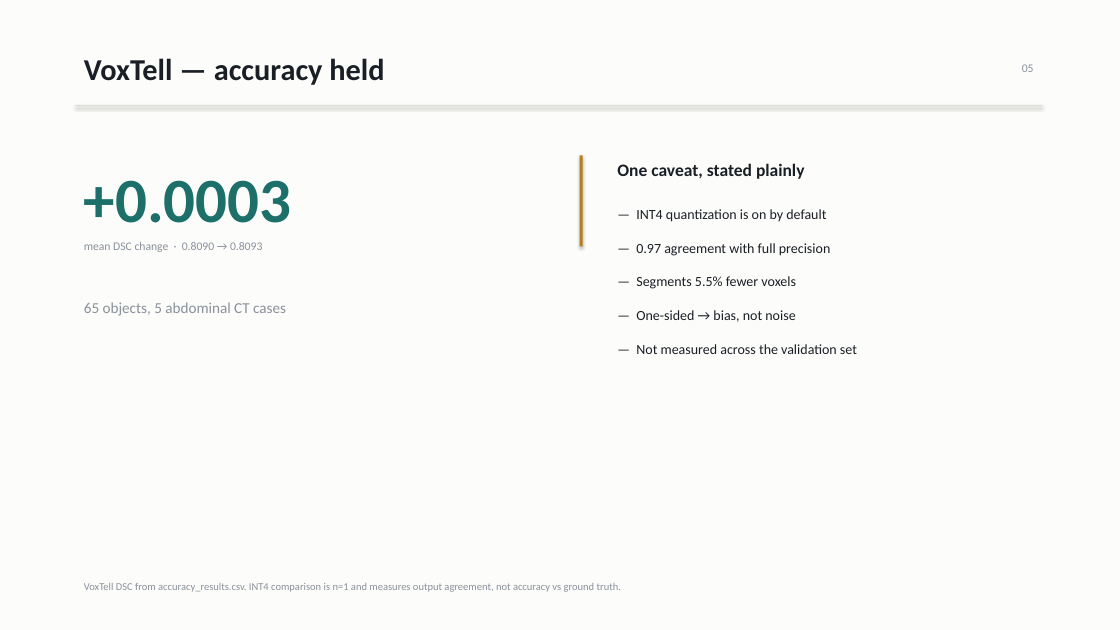
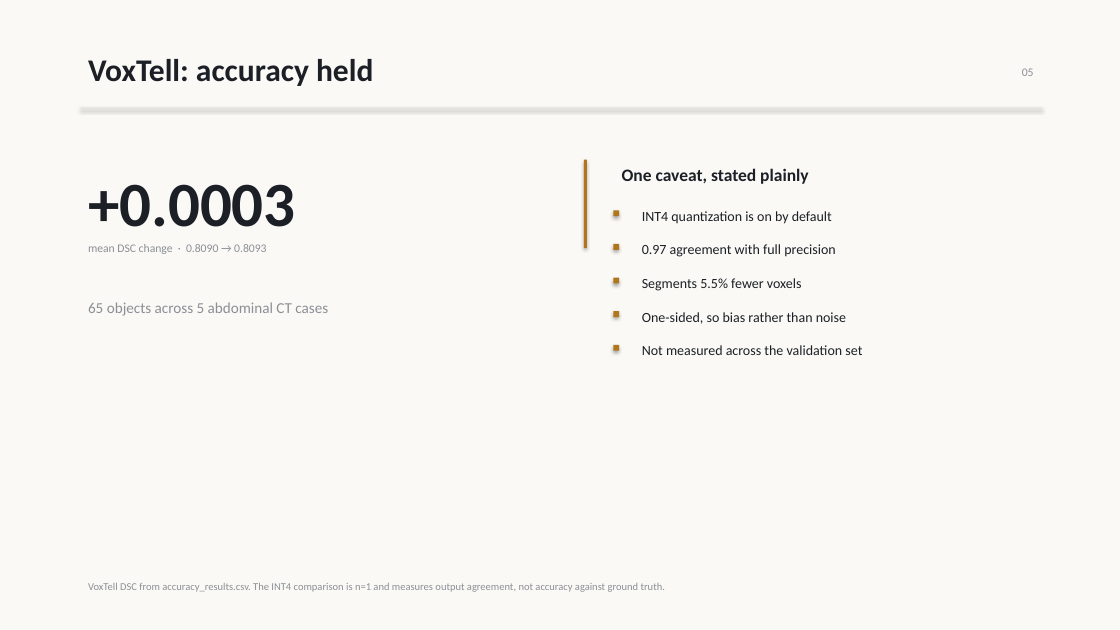
Before and after one commit to pentaexe/VoxTell-main, a slide deck: slide 5 of slides.pptx. Drawn at 1120x630 pixels with LibreOffice and Linux fonts; fonts in the diff are those of the drawing. Boxes give left, top, right and bottom in pixels: in the first picture for what was removed or moved away, otherwise in the second. Text is boxed around its words. In the diff, an @@ line names an element or a change of style, - is before the commit and + after.

```diff
--- a/slides.pptx
+++ b/slides.pptx
@@ background #FCFCFA to #FAF9F6 @@
@@ text at box(88, 59, 373, 86): text changed; size 26 to 27 pt; text colour #1A1F26 to #1C2026 @@
-VoxTell — accuracy held
+VoxTell: accuracy held
@@ text "05" at box(1022, 68, 1034, 76): text colour #8A919B to #8C8F96 @@
@@ rectangle: place and size @@
-rectangle at box(76, 105, 1042, 106)
+rectangle at box(80, 108, 1042, 108)
@@ rectangle at box(80, 108, 1042, 108): fill #DDDAD3 to #E4E1D9 @@
@@ text "+0.0003" at box(88, 184, 296, 227): text colour #1D6F69 to #1C2026 @@
@@ rectangle: place and size @@
-rectangle at box(580, 155, 583, 246)
+rectangle at box(584, 160, 587, 249)
@@ rectangle at box(584, 160, 587, 249): fill #B57E1F to #B0761B @@
@@ text "One caveat, stated plainly" at box(622, 168, 809, 184): text colour #1A1F26 to #1C2026 @@
@@ text "mean DSC change · 0.8090 ..." at box(88, 244, 266, 254): text colour #8A919B to #8C8F96 @@
@@ rectangle added at box(613, 210, 619, 216), fill #B0761B @@
@@ text at box(642, 211, 832, 224): text changed; text colour #1A1F26 to #1C2026 @@
-— INT4 quantization is on by default
+INT4 quantization is on by default
@@ rectangle added at box(613, 244, 619, 250), fill #B0761B @@
@@ text at box(642, 244, 835, 257): text changed; text colour #1A1F26 to #1C2026 @@
-— 0.97 agreement with full precision
+0.97 agreement with full precision
@@ rectangle added at box(613, 277, 619, 283), fill #B0761B @@
@@ text at box(642, 278, 802, 291): text changed; text colour #1A1F26 to #1C2026 @@
-— Segments 5.5% fewer voxels
+Segments 5.5% fewer voxels
@@ text at box(88, 302, 328, 316): text changed; text colour #8A919B to #8C8F96 @@
-65 objects, 5 abdominal CT cases
+65 objects across 5 abdominal CT cases
@@ rectangle added at box(613, 312, 619, 318), fill #B0761B @@
@@ text at box(642, 312, 846, 324): text changed; text colour #1A1F26 to #1C2026 @@
-— One-sided → bias, not noise
+One-sided, so bias rather than noise
@@ rectangle added at box(613, 344, 619, 350), fill #B0761B @@
@@ text at box(642, 345, 862, 355): text changed; text colour #1A1F26 to #1C2026 @@
-— Not measured across the validation set
+Not measured across the validation set
@@ text at box(88, 583, 665, 592): text changed; text colour #8A919B to #8C8F96 @@
-VoxTell DSC from accuracy_results.csv. INT4 comparison is n=1 and measures output agreement, not accuracy vs ground truth.
+VoxTell DSC from accuracy_results.csv. The INT4 comparison is n=1 and measures output agreement, not accuracy against ground truth.
```
Also in this commit, not shown: 7 other slides changed, 1 slide removed, 1 other file.
